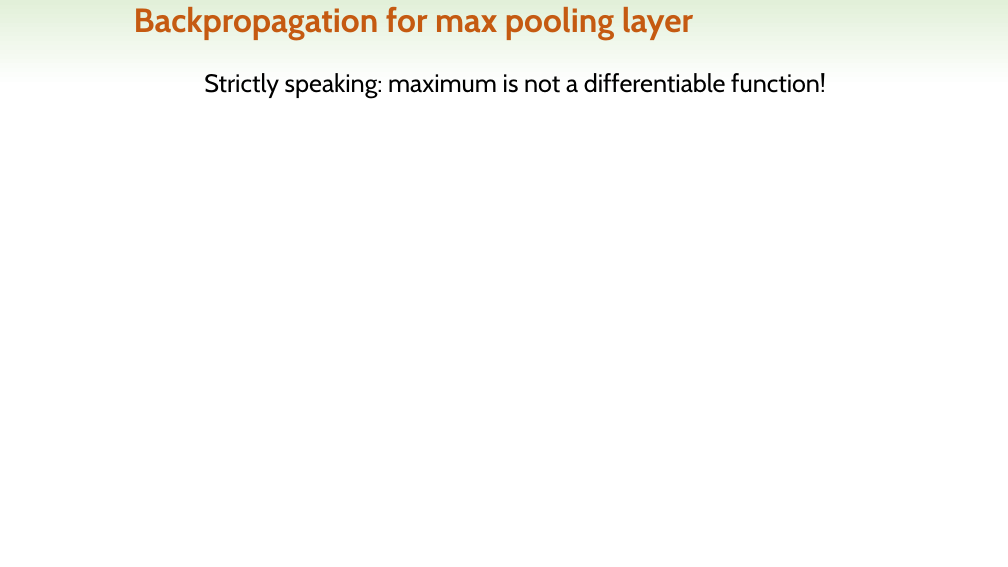
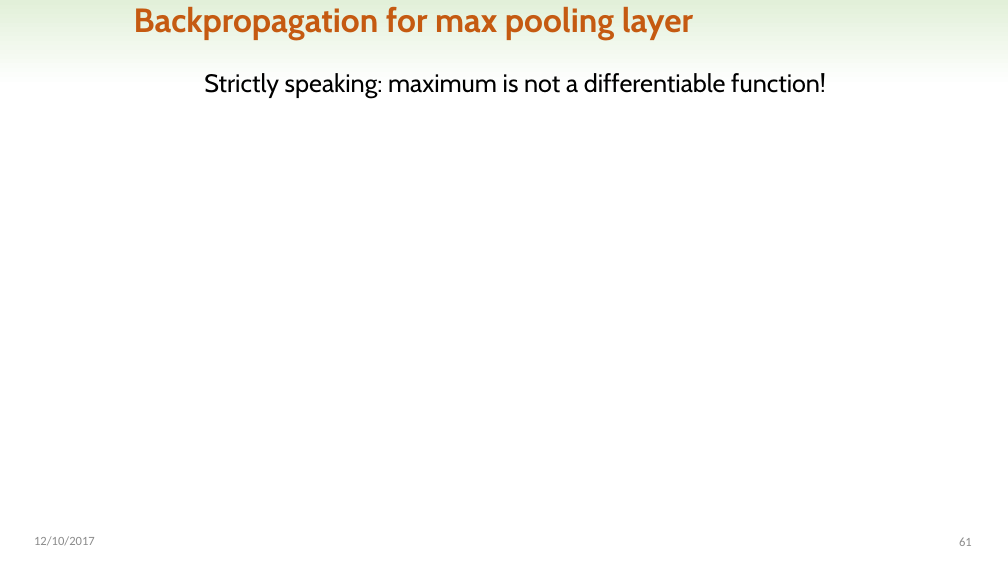
Before and after one commit to AnastasiiaNovikova/mml-minor-2017, a slide deck: slide 61 of lectures/lecture5.pptx. Drawn at 1008x567 pixels with LibreOffice and Linux fonts; fonts in the diff are those of the drawing. Boxes give left, top, right and bottom in pixels: in the first picture for what was removed or moved away, otherwise in the second. Text is boxed around its words. In the diff, an @@ line names an element or a change of style, - is before the commit and + after.

```diff
--- a/lectures/lecture5.pptx
+++ b/lectures/lecture5.pptx
@@ text added at (34,536,95,546), 12 pt, text #8C8C8C @@
+12/10/2017
@@ page number added at (959,537,972,546), 12 pt, text #8C8C8C @@
+61
```
Also in this commit, not shown: 64 other slides changed, 1 other file.
